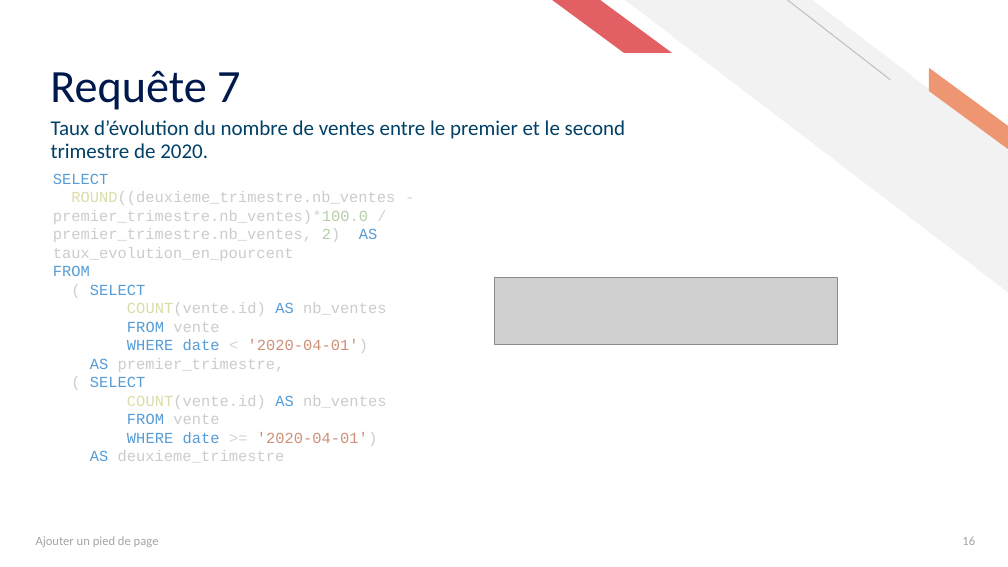
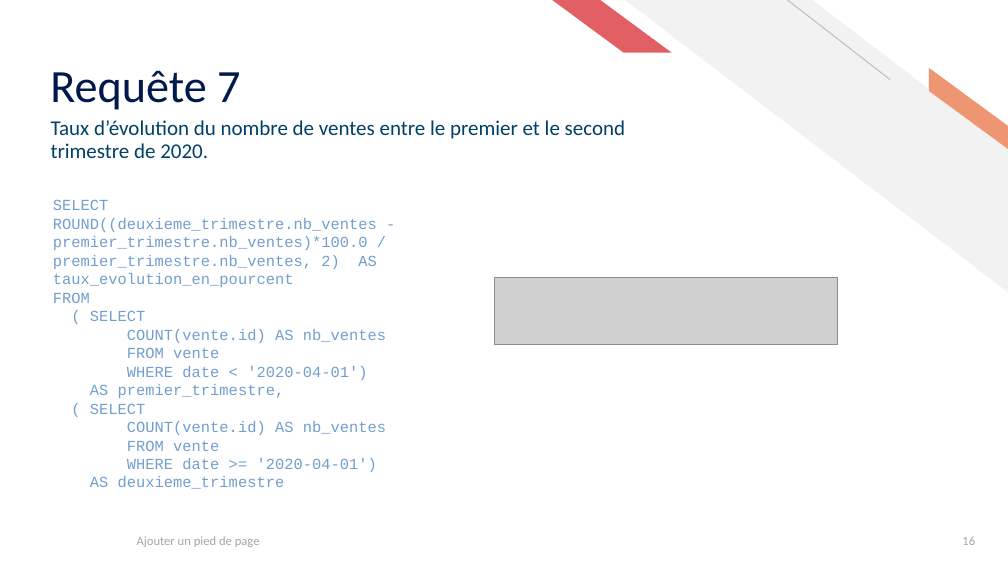
Before and after one commit to ziedbelhocine/Cours-OC, a slide deck: slide 16 of Data_Analyst/Projet_5/Présentation_P5+DA.pptx. Drawn at 1008x567 pixels with LibreOffice and Linux fonts; fonts in the diff are those of the drawing; grey boxes stand for pictures. Boxes give left, top, right and bottom in pixels: in the first picture for what was removed or moved away, otherwise in the second. Text is boxed around its words. In the diff, an @@ line names an element or a change of style, - is before the commit and + after.

```diff
--- a/Data_Analyst/Projet_5/Présentation_P5+DA.pptx
+++ b/Data_Analyst/Projet_5/Présentation_P5+DA.pptx
@@ text "SELECT": place and size @@
-text "SELECT" at [53, 173, 395, 461]
+text "SELECT" at [53, 200, 386, 489]
@@ text "SELECT" at [53, 200, 386, 489]: text colour #569CD6 to #729FCF in "SELECT", "AS", "FROM", "SELECT" and 9 more places; text colour #DCDCAA to #729FCF in "ROUND((deuxieme_trimestre.nb_ventes", "COUNT(vente.id)", "COUNT(vente.id)"; text colour #CCCCCC to #729FCF in "ROUND((deuxieme_trimestre.nb_ventes premier_trimestre.nb_ven ...", "(", "COUNT(vente.id) nb_ventes", "vente" and 7 more places; text colour #D4D4D4 to #729FCF in "- premier_trimestre.nb_ventes)*100.0 /", "<", ">="; text colour #B5CEA8 to #729FCF in "premier_trimestre.nb_ventes)*100.0 2)"; text colour #CE9178 to #729FCF in "'2020-04-01')", "'2020-04-01')" @@
@@ text "Ajouter un pied de page" at [137, 536, 260, 547]: alignment left to centre @@
```
Also in this commit, not shown: 18 other slides changed, 5 other files.
